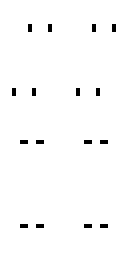
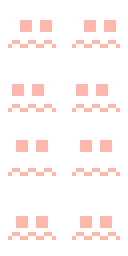
Revision of a layered 128 × 256 image; what changed, layer by layer:
added layer "eyes_fright" above "ghost_fright" over (x1=8, y1=20, x2=120, y2=240)
renamed "g-red.png" to "eyes", hid it over (x1=12, y1=20, x2=116, y2=228)
